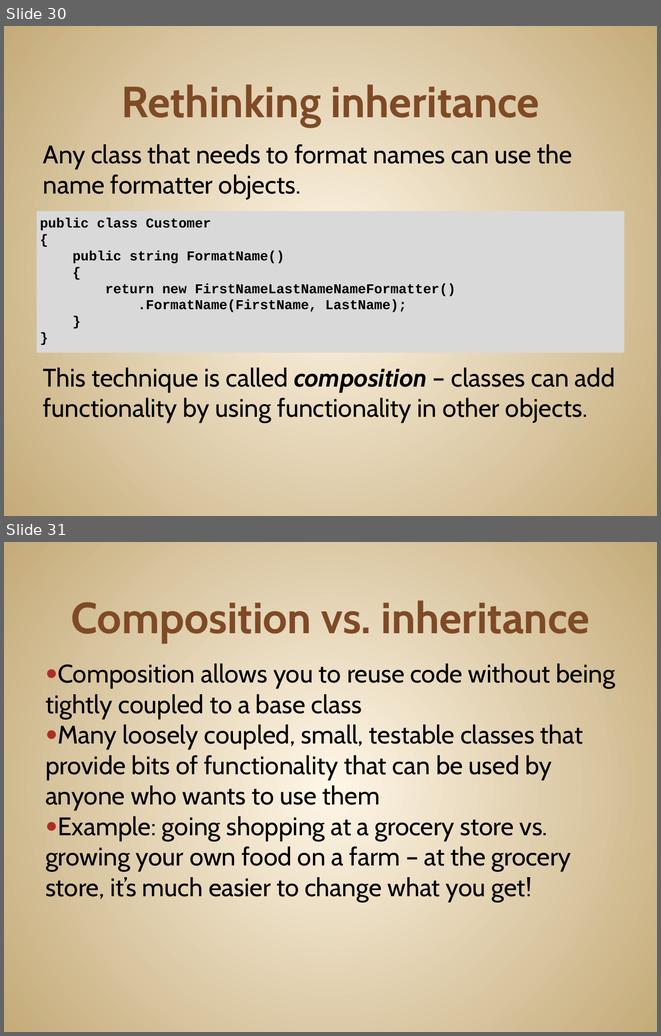
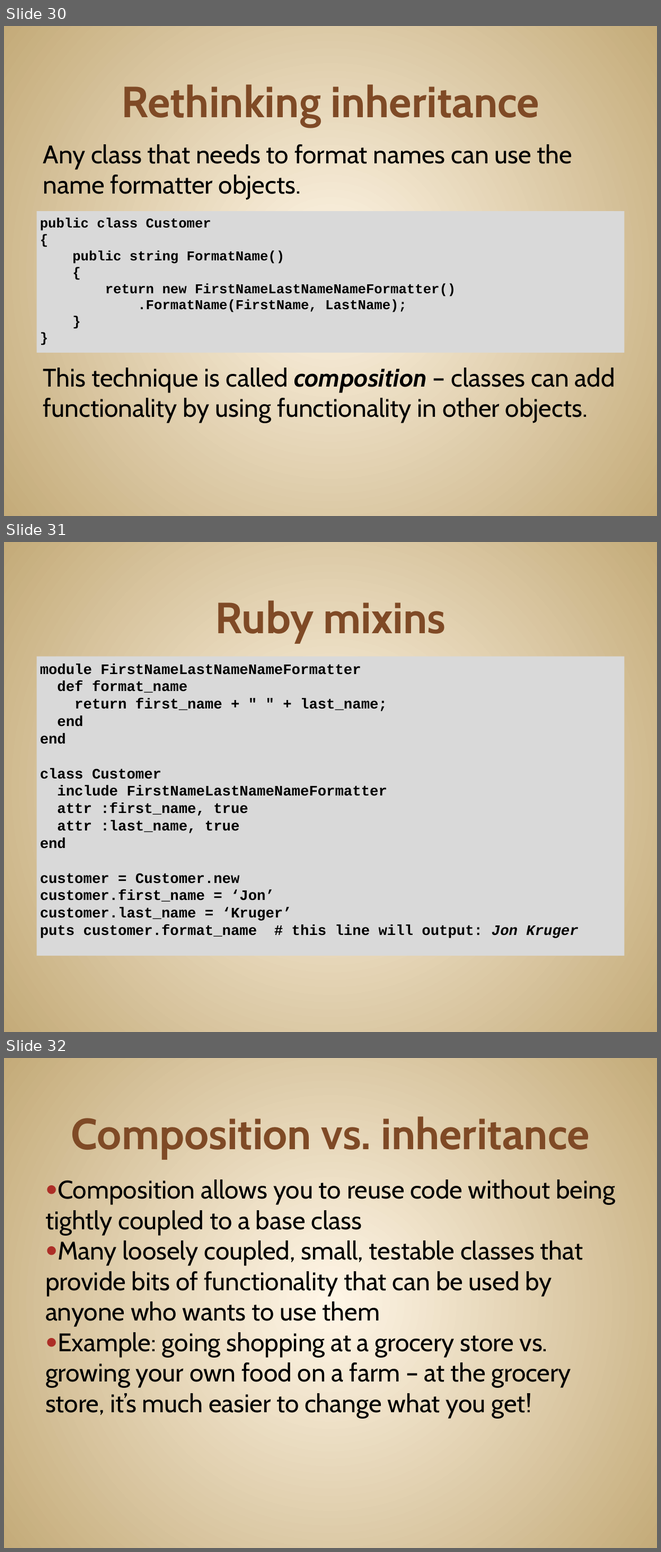
Before and after one commit to JonKruger/oop-solid-sample, a slide deck: slides/OOP-SOLID-CodeMash.pptx. Shown one above the other, each under a label of ours: slides 30 and 31 before the commit, slides 30, 31 and 32 after it. The pictures are 661x1036 and 661x1552 pixels, drawn with LibreOffice and Linux fonts; fonts in the diff are those of the drawing. Boxes give left, top, right and bottom in pixels: in the first picture for what was removed or moved away, otherwise in the second. Text is boxed around its words. In the diff, an @@ line names an element or a change of style, - is before the commit and + after.

Commit message:
ruby mixins

```diff
--- a/slides/OOP-SOLID-CodeMash.pptx
+++ b/slides/OOP-SOLID-CodeMash.pptx
@@ slide 31 added at box(4, 542, 657, 1032), background gradient #FFF7E8 to #C4AA7A @@
@@ title added at box(215, 600, 446, 643), 48 pt, text #804B26, bold @@
+Ruby mixins
@@ text added at box(37, 656, 624, 955), fill #D9D9D9, 16 pt, text #000000, bold @@
+module FirstNameLastNameNameFormatter
+def format_name
+return first_name + " " + last_name;
+end
+end
+class Customer
+include FirstNameLastNameNameFormatter
+attr :first_name, true
+attr :last_name, true
+end
+customer = Customer.new
+customer.first_name = ‘Jon’
+customer.last_name = ‘Kruger’
+puts customer.format_name # this line will output: Jon Kruger
@@ what was slide 31 is now slide 32 @@
```
Also in this commit, not shown: 1 other file.
